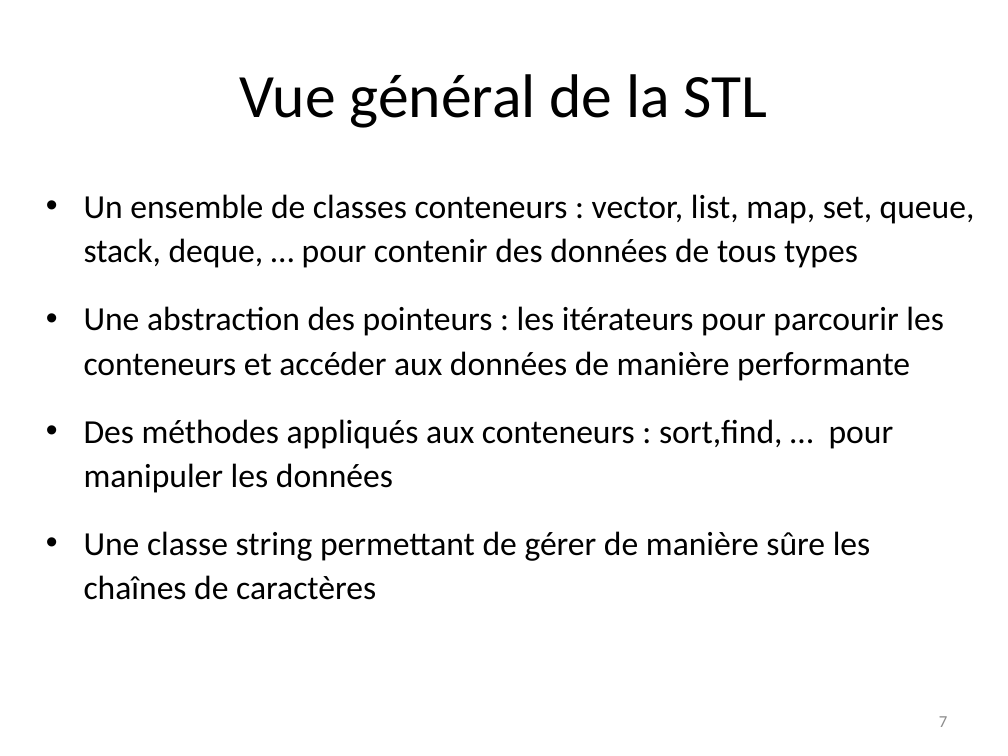
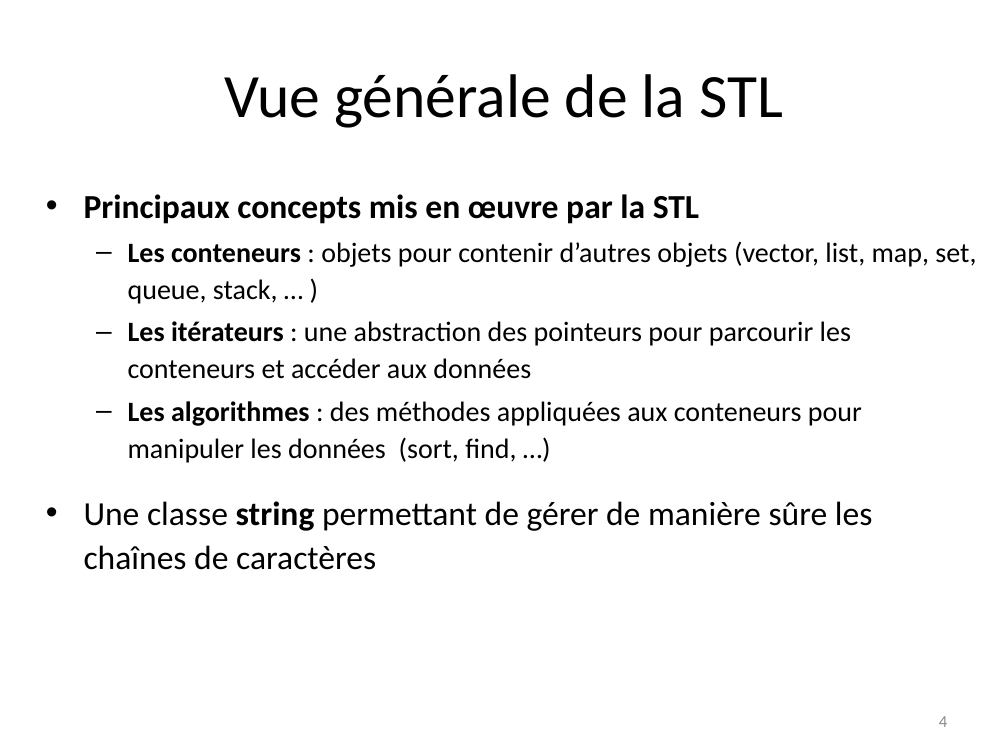
Before and after one commit to manu5801/cours-cplusplus, a slide deck: slide 4 of stl/F_C++_STL.pptx (slide 7 before the commit). Drawn at 1008x756 pixels with LibreOffice and Linux fonts; fonts in the diff are those of the drawing. Boxes give left, top, right and bottom in pixels: in the first picture for what was removed or moved away, otherwise in the second. Text is boxed around its words. In the diff, an @@ line names an element or a change of style, - is before the commit and + after.

```diff
--- a/stl/F_C++_STL.pptx
+++ b/stl/F_C++_STL.pptx
@@ title at [224,74,783,128]: text changed @@
-Vue général de la STL
+Vue générale de la STL
@@ text at [84,194,976,463]: text changed; size 24 to 20 pt @@
-• Un ensemble de classes conteneurs : vector, list, map, set, queue, stack, deque, … pour contenir des données de tous types
-• Une abstraction des pointeurs : les itérateurs pour parcourir les conteneurs et accéder aux données de manière performante
-• Des méthodes appliqués aux conteneurs : sort,find, … pour manipuler les données
+• Principaux concepts mis en œuvre par la STL
+  – Les conteneurs : objets pour contenir d’autres objets (vector, list, map, set, queue, stack, … )
+  – Les itérateurs : une abstraction des pointeurs pour parcourir les conteneurs et accéder aux données
+  – Les algorithmes : des méthodes appliquées aux conteneurs pour manipuler les données (sort, find, …)
@@ text at [84,501,873,570]: bold on in "string" @@
@@ page number at [939,716,947,727]: text changed @@
-7
+4
```
Also in this commit, not shown: 65 other slides changed, 19 slides added, 8 slides removed, 11 other files.
